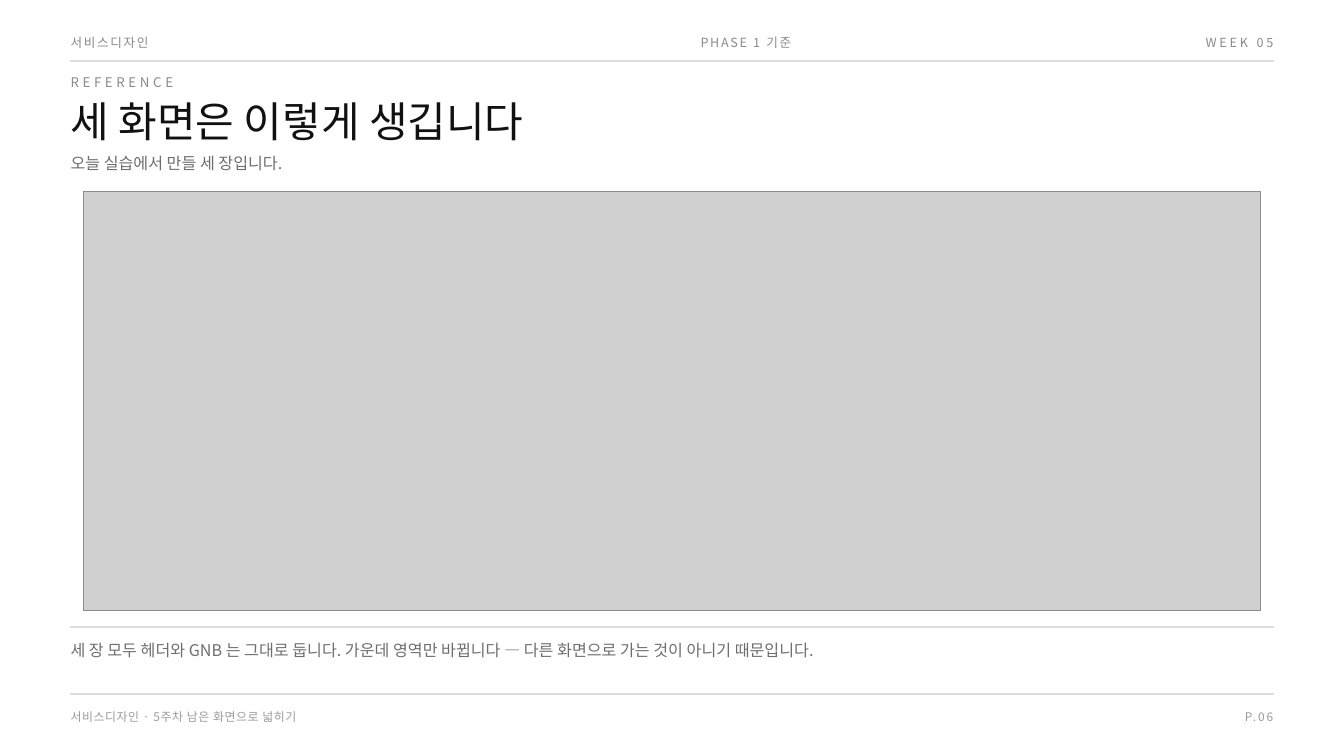
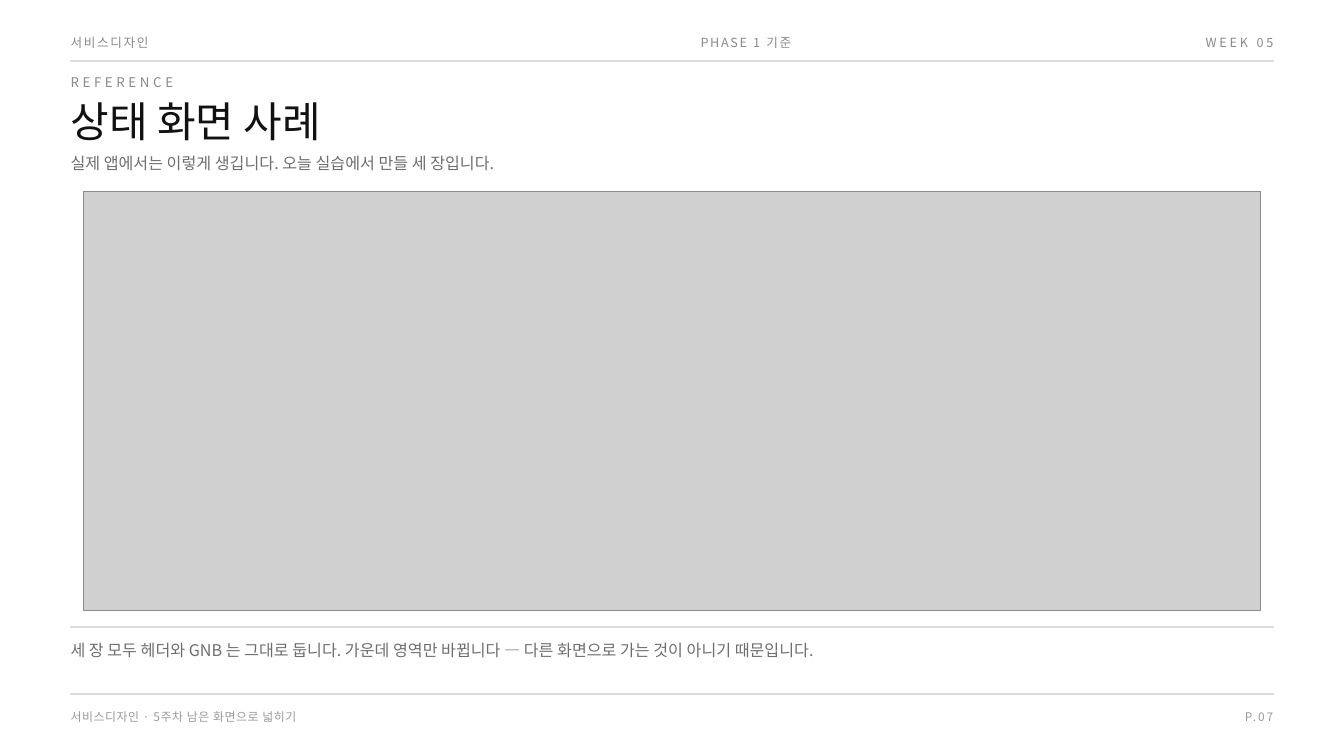
Before and after one commit to design-eng/MIN.D, a slide deck: slide 10 of dist/weeks-2학기/서비스디자인_2학기_05주차_화면넓히기.pptx (slide 9 before the commit). Drawn at 1344x756 pixels with LibreOffice and Linux fonts; fonts in the diff are those of the drawing; grey boxes stand for pictures. Boxes give left, top, right and bottom in pixels: in the first picture for what was removed or moved away, otherwise in the second. Text is boxed around its words. In the diff, an @@ line names an element or a change of style, - is before the commit and + after.

```diff
--- a/dist/weeks-2학기/서비스디자인_2학기_05주차_화면넓히기.pptx
+++ b/dist/weeks-2학기/서비스디자인_2학기_05주차_화면넓히기.pptx
@@ text at [71,102,321,141]: text changed @@
-세 화면은 이렇게 생깁니다
+상태 화면 사례
@@ text at [71,155,494,171]: text changed @@
-오늘 실습에서 만들 세 장입니다.
+실제 앱에서는 이렇게 생깁니다. 오늘 실습에서 만들 세 장입니다.
```
Also in this commit, not shown: 9 other slides changed, 1 slide added, 8 other files.
